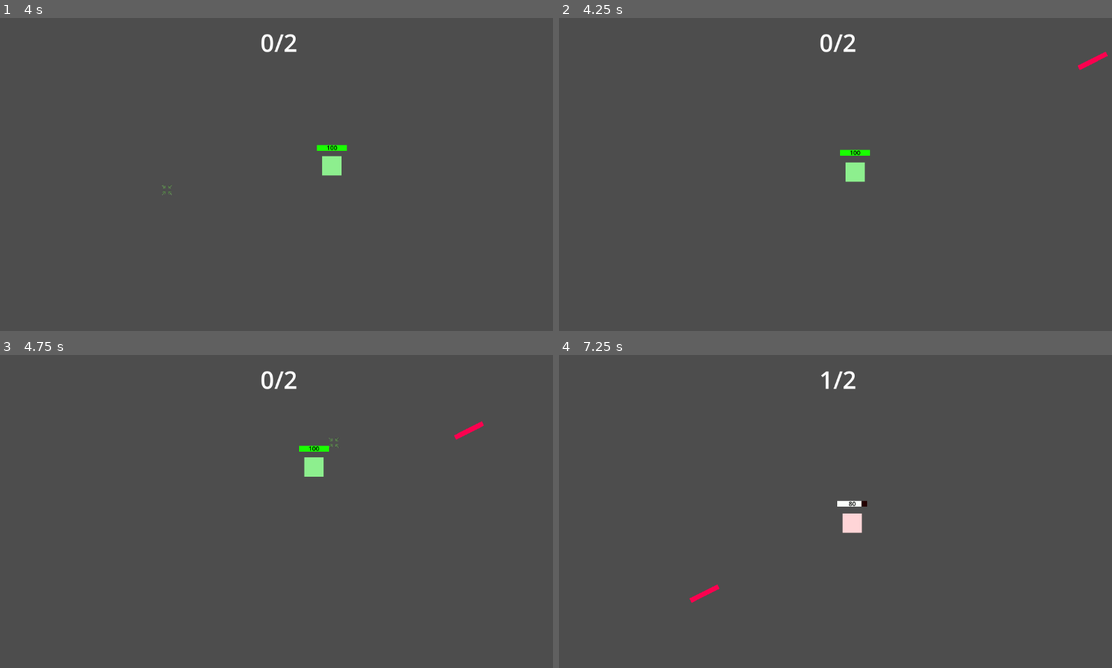
Above: before the commit, frames 1-4 (two rows, left to right).
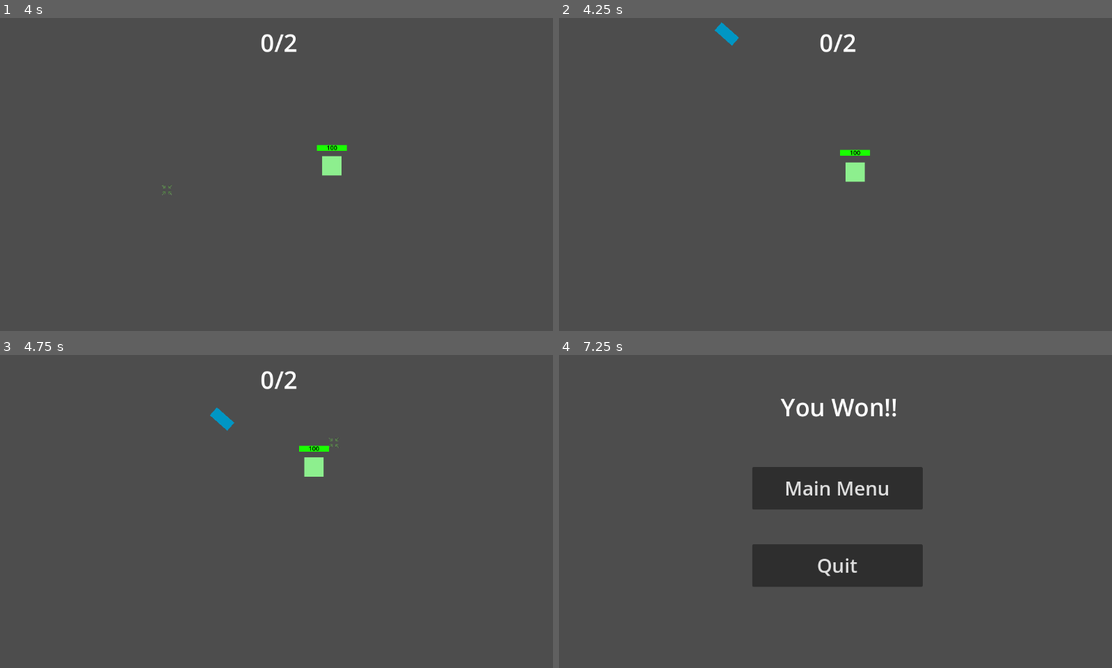
Above: after the commit, the same moments.

Repository: OhijMik/League-of-Dodgers
Game: Godot game, scene res://scenes/main_menu.tscn
The game is run twice, just before and just after one commit, with the same random seed, the same clock (stepped at 60 frames per second) and the same inputs.
Inputs (mouse positions are in pixels of both pictures, inside the frame that each line leads up to):
- Up to frame 1 (4 s): click "Levels" at 0.5 s; click "Easy" at 1.25 s; click "Start" at 2 s; tap Enter at 2.75 s; move the mouse to (398, 158) at 2.77 s; right-click (398, 158) at 2.85 s; move the mouse to (165, 190) at 3.52 s; right-click (165, 190) at 3.6 s
- Up to frame 2 (4.25 s): no input
- Up to frame 3 (4.75 s): move the mouse to (331, 442) at 4.27 s; right-click (331, 442) at 4.35 s
- Up to frame 4 (7.25 s): move the mouse to (807, 574) at 5.02 s; right-click (807, 574) at 5.1 s; move the mouse to (1006, 558) at 5.77 s; right-click (1006, 558) at 5.85 s; move the mouse to (669, 464) at 6.52 s; right-click (669, 464) at 6.6 s

Frame 1 is identical in both runs. In frame 2, 0.2% of the frame differs, in the area x 28-100%, y 1-17%; in frame 3, 0.2%; in frame 4, 9.2%, in the area x 23-66%, y 5-80%.

Commit message:
Finished the easy level

Diff:
--- a/codes/EasyLevelProjectiles.gd
+++ b/codes/EasyLevelProjectiles.gd
@@ -24,28 +24,28 @@
 
 
 func _on_projectile_spawn_timeout():
-	if curr_projectile != "falling":
-		for i in range(proj_amt):
-			var projectile_temp = projectile.instantiate()
-			var rng = RandomNumberGenerator.new()
-			var randInt = rng.randi_range(0, 3)
-			if randInt == 0:
-				projectile_temp.position = Vector2(rng.randi_range(0, 1150), 0)
-			elif randInt == 1:
-				projectile_temp.position = Vector2(rng.randi_range(0, 1150), 650)
-			elif randInt == 2:
-				projectile_temp.position = Vector2(0, rng.randi_range(0, 650))
-			else:
-				projectile_temp.position = Vector2(1150, rng.randi_range(0, 650))
+	var rng = RandomNumberGenerator.new()
+	var randProj = rng.randi_range(0, 1)
+	if randProj == 0:
+		curr_projectile = "small"
+		projectile = preload("res://scenes/small_projectile.tscn")
+	else:
+		curr_projectile = "medium"
+		projectile = preload("res://scenes/medium_projectile.tscn")
 
-			projectile_temp.speed = 300
-			projectile_temp.damage = 20
+	for i in range(proj_amt):
+		var projectile_temp = projectile.instantiate()
+		var randInt = rng.randi_range(0, 3)
+		if randInt == 0:
+			projectile_temp.position = Vector2(rng.randi_range(0, 1150), 0)
+		elif randInt == 1:
+			projectile_temp.position = Vector2(rng.randi_range(0, 1150), 650)
+		elif randInt == 2:
+			projectile_temp.position = Vector2(0, rng.randi_range(0, 650))
+		else:
+			projectile_temp.position = Vector2(1150, rng.randi_range(0, 650))
 
-			add_child(projectile_temp)
-	else:
-		var projectile_temp = projectile.instantiate()
-		if not champion.direction:
-			projectile_temp.position = champion.position
-		else:
-			projectile_temp.position = champion.position + ((champion.speed / 2.5) * champion.direction)
+		projectile_temp.speed = 300
+		projectile_temp.damage = 20
+
 		add_child(projectile_temp)
